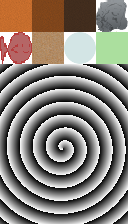
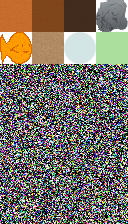
Layer changes from the first (128, 224) image to the second:
added layer "fish" above "Background" over [0, 32, 32, 64]
painted on "Background" over [0, 32, 128, 224]
